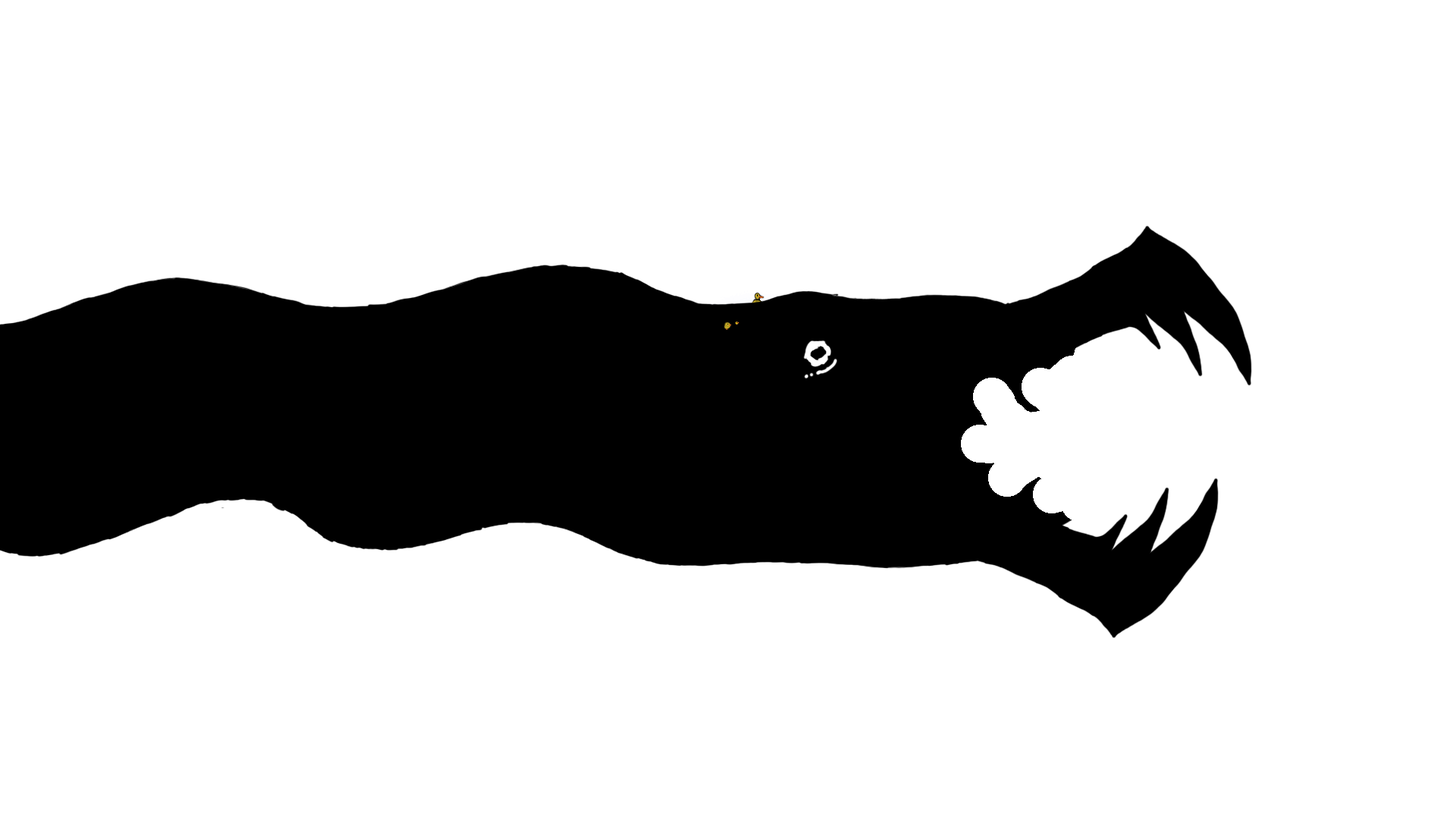
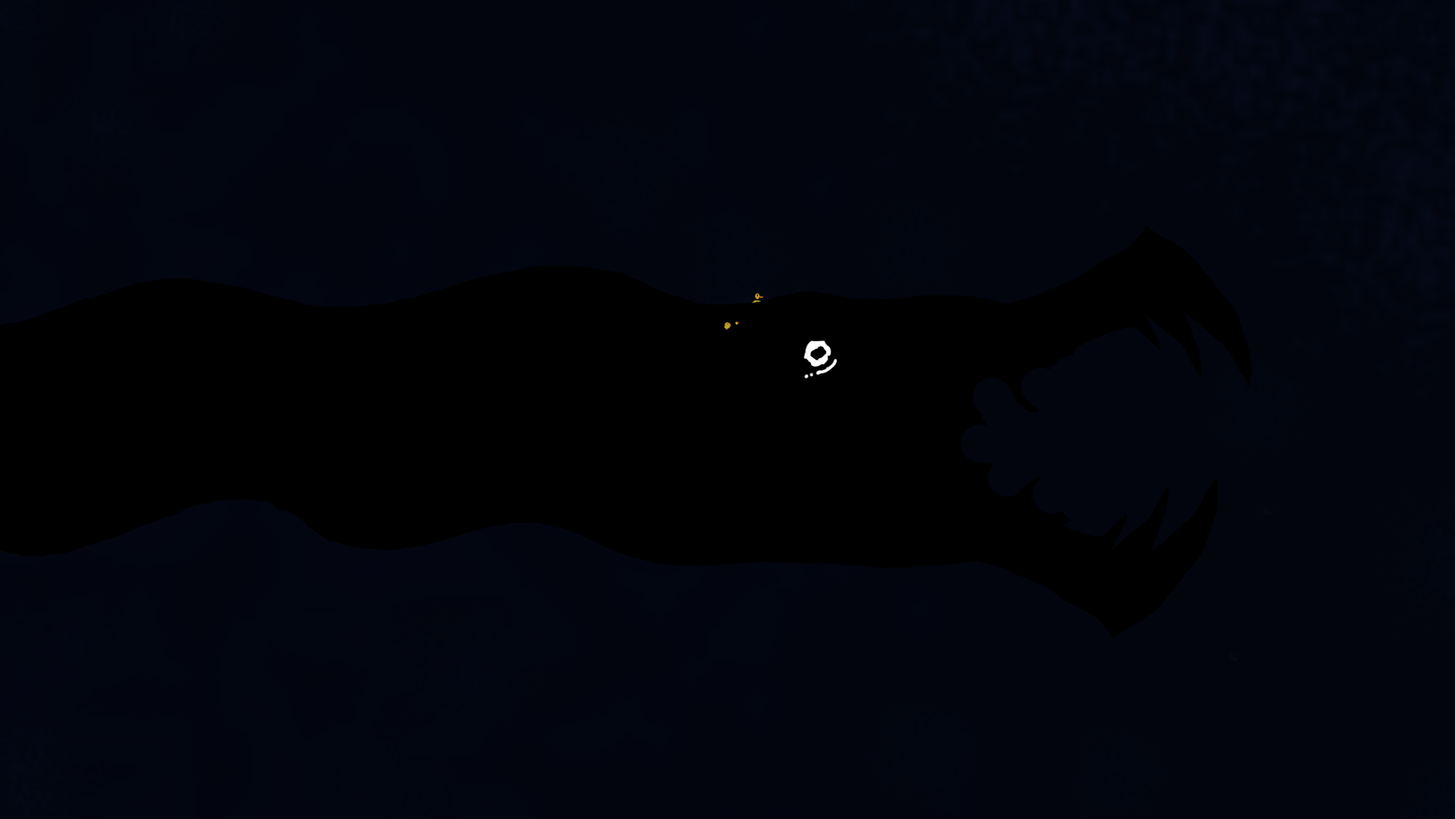
Before/after of a w=1455, h=819 layered artwork. What changed in the layer stack:
showed group "BG" (3 layers) over left=0, top=0, right=1455, bottom=819
